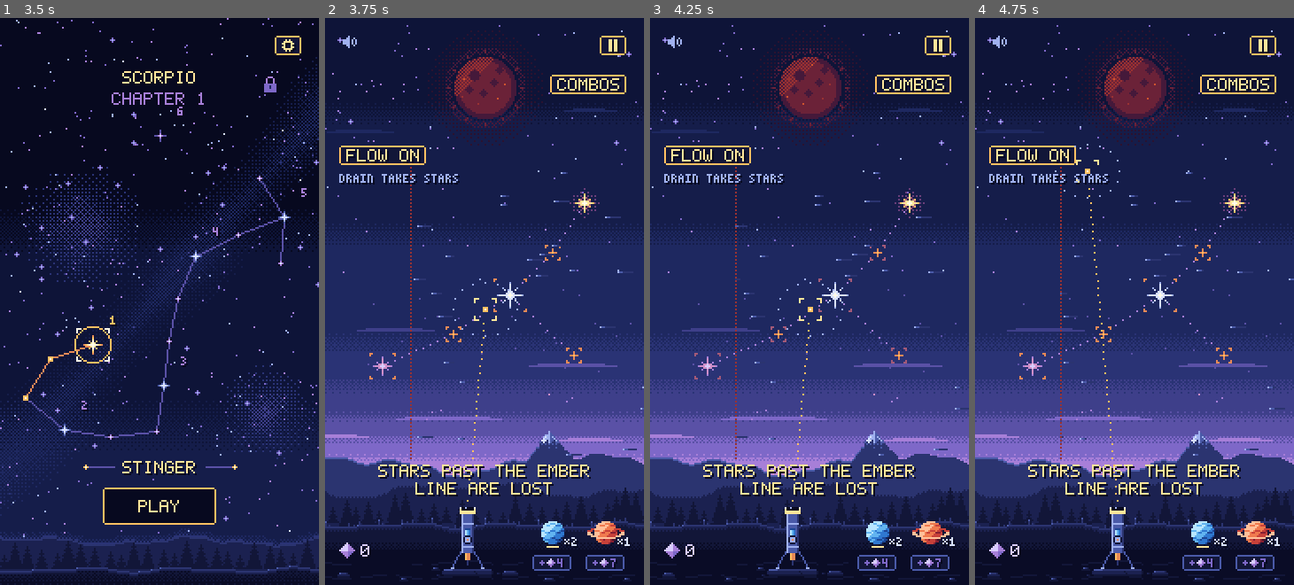
Above: before the commit, frames 1-4 (left to right).
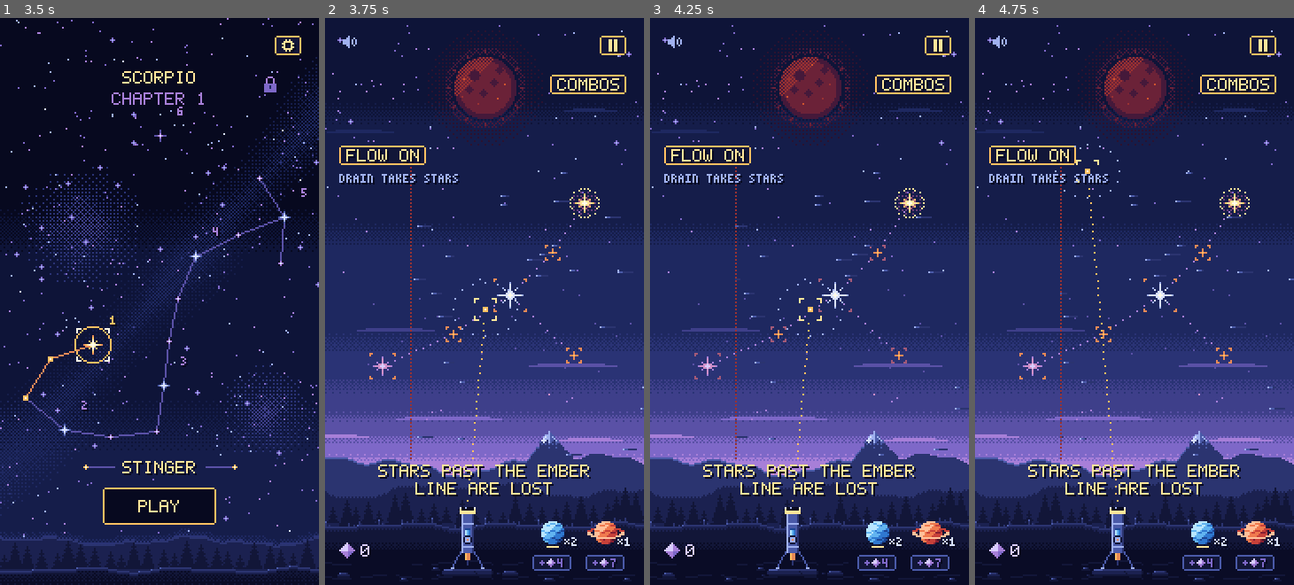
Above: after the commit, the same moments.

Repository: mrafael1/DustInSpace
Game: Godot game, scene res://game/scenes/app.tscn
The game is run twice, just before and just after one commit, with the same random seed, the same clock (stepped at 60 frames per second) and the same inputs.
Inputs (mouse positions are in pixels of both pictures, inside the frame that each line leads up to):
- Up to frame 1 (3.5 s): tap Enter at 0.5 s; move the mouse to (229, 273) at 0.52 s; hold Shift 0.53-1.25 s; click (229, 273) at 0.67 s; drag from (95, 329) to (143, 414) at 1.27 s; move the mouse to (191, 176) at 2.02 s; tap Ctrl at 2.1 s; drag from (143, 414) to (63, 216) at 2.77 s
- Up to frame 2 (3.75 s): move the mouse to (580, 386) at 3.52 s; hold A from 3.53 s (still down); tap U at 3.6 s
- Up to frame 3 (4.25 s): keep holding A
- Up to frame 4 (4.75 s): release A at 4.25 s; drag from (1038, 216) to (1086, 159) at 4.27 s

Frame 1 is identical in both runs. In frame 2, less than 0.1% of the frame differs, in the area x 76-87%, y 30-36%; in frame 3, less than 0.1%; in frame 4, less than 0.1%.

Commit message:
art: a lit landmark wears a steady dotted ring, a shape cue no sky star has (#150)
Co-Authored-By: Claude Opus 5.5 <noreply@anthropic.com>

Diff:
--- a/game/scenes/constellation_view.gd
+++ b/game/scenes/constellation_view.gd
@@ -5,9 +5,10 @@
 ## Unlit (usable in a combo), it looks exactly like that sky star, in shape and colour (small
 ## orange, medium mauve, big blue-white), still, with four small corner brackets in ember (C3/C4,
 ## swapping every CUE_STEP) that say "you can pick this". Lit, it turns gold whatever its size
-## (the "lit" frames), with a warm halo (LIT_HALO) and the twinkle (the lit_glint frame for a
-## moment every StarView.TWINKLE_PERIOD), and no brackets: gold in the sky means "done", like the
-## strings. Strings between two lit landmarks glow C1 with a C0 glint
+## (the "lit" frames), with a warm halo (LIT_HALO), the twinkle (the lit_glint frame for a
+## moment every StarView.TWINKLE_PERIOD) and a steady dotted C1 ring (lit_mark_pixels: a shape no
+## sky star has, so "lit" reads without telling gold from orange, #150), and no brackets: gold in
+## the sky means "done", like the strings. Strings between two lit landmarks glow C1 with a C0 glint
 ## running along them; strings still to form are dotted N8. While a link is traced, the landmarks
 ## in it keep their colour and show their halo and the dashed C1 selection ring, like a picked sky
 ## star, and the strings it would form are dashed C2; every other string thins (TRACE_THIN) so
@@ -59,6 +60,8 @@
 const CUE_STEP: float = 0.6
 ## A lit landmark's halo, near then far, on every size: warm, like its gold.
 const LIT_HALO: Array = [Palette.C4, Palette.C5]
+## A lit landmark's steady ring sits this many px past its art's edge, dotted every other pixel.
+const LIT_MARK_GAP: int = 3
 ## A landmark or string that just lit shows C0 this long.
 const LIT_FLASH: float = 0.25
 ## A landmark lighting throws a 1 px ring from its art's edge out LIT_RING_GROWTH px over
@@ -560,6 +563,16 @@
 	return StarView.halo_pixels(size as Star.Size, LIT_HALO)
 
 
+## A lit landmark's steady ring around a landmark of `size`, as offsets from its centre: a 1 px
+## circle LIT_MARK_GAP px past the art, every other pixel (drawn C1, like a lit string's dots).
+static func lit_mark_pixels(size: int) -> Array[Vector2i]:
+	var dots: Array[Vector2i] = []
+	for d: Vector2i in circle_pixels(StarView.half_extent(size as Star.Size) + LIT_MARK_GAP):
+		if posmod(d.x + d.y, 2) == 0:
+			dots.append(d)
+	return dots
+
+
 ## Whether lit landmark `index` shows its twinkle's glint `time` seconds in: like a sky star, for
 ## StarView.GLINT_TIME every StarView.TWINKLE_PERIOD, each landmark at its own phase.
 static func twinkles(index: int, time: float) -> bool:
@@ -669,6 +682,9 @@
 		var halo: Dictionary[Vector2i, Color] = lit_halo_pixels(size) if lit else StarView.halo_pixels(size as Star.Size)
 		for d: Vector2i in halo:
 			_dot(at + d, halo[d])
+	if lit and not flash:
+		for d: Vector2i in lit_mark_pixels(size):
+			_dot(at + d, Palette.C1)
 	var shine: int = StarView.shine_stage(_hint_time) if hinted else -1
 	var dots: Dictionary = _art[size][3 if shows_dimmed(index) else (4 if shine >= 0 else 0)]
 	if lit:
--- a/tests/test_scorpio_view.gd
+++ b/tests/test_scorpio_view.gd
@@ -166,6 +166,20 @@
 			assert_false(unlit.has(p), "the halo stays off the star")
 			assert_true(halo[p] in [Palette.C4, Palette.C5], "a warm halo on every size")
 	assert_gt(ConstellationView.star_pixels(Star.Size.BIG).size(), ConstellationView.star_pixels(Star.Size.SMALL).size())
+
+
+## #150: under deuteranopia the small star's orange and the lit gold look alike; a lit landmark
+## also carries a shape no sky star has: a steady dotted ring just past its art.
+func test_a_lit_landmark_wears_a_ring_no_sky_star_has() -> void:
+	for size: int in 3:
+		var ring: Array[Vector2i] = ConstellationView.lit_mark_pixels(size)
+		assert_gt(ring.size(), 6, "a ring all round")
+		var art: Dictionary[Vector2i, Color] = ConstellationView.landmark_pixels(size, true)
+		var extent: int = StarView.half_extent(size as Star.Size)
+		for p: Vector2i in ring:
+			assert_false(art.has(p), "off the star")
+			assert_gt(Vector2(p).length(), float(extent), "outside the reach of a sky star's tips")
+			assert_eq(posmod(p.x + p.y, 2), 0, "dotted, like a lit string")
 
 
 func test_a_lit_landmark_twinkles_like_a_sky_star() -> void:
Not shown, changed: docs/art-direction.md
Not shown, changed: docs/design.md
